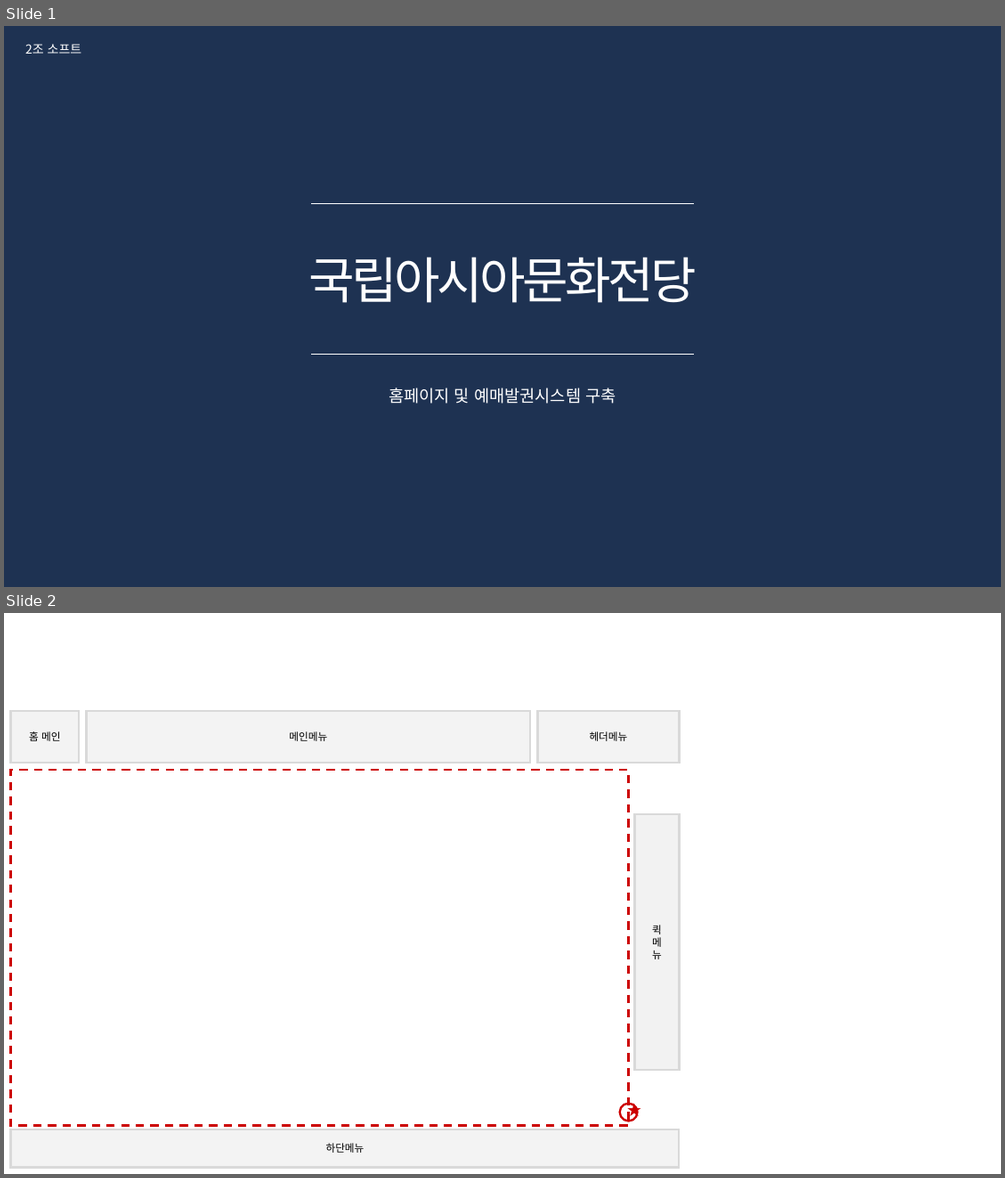
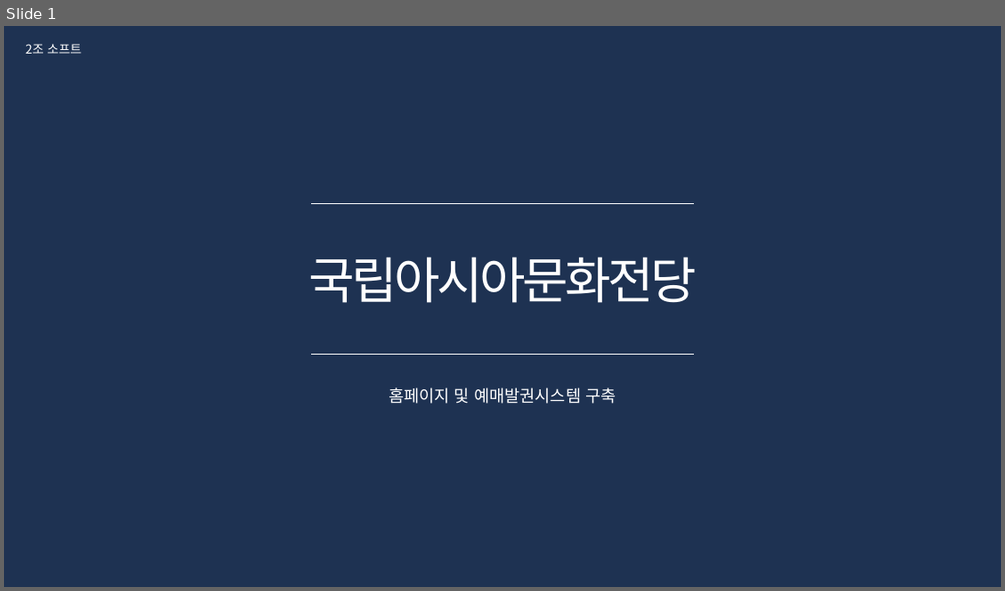
Before and after one commit to HTKzz/HALO, a slide deck: 프로젝트/설계 단계 계획서/ACC_화면정의서.pptx. Shown one above the other, each under a label of ours: slides 1 and 2 before the commit, slide 1 after it. The pictures are 1005x1178 and 1005x591 pixels, drawn with LibreOffice and Linux fonts; fonts in the diff are those of the drawing; background and template pictures are left out. Boxes give left, top, right and bottom in pixels: in the first picture for what was removed or moved away, otherwise in the second. Text is boxed around its words. In the diff, an @@ line names an element or a change of style, - is before the commit and + after.

```diff
--- a/프로젝트/설계 단계 계획서/ACC_화면정의서.pptx
+++ b/프로젝트/설계 단계 계획서/ACC_화면정의서.pptx
@@ slide 2 removed at (4, 613, 1001, 1174), background #FFFFFF @@
@@ rectangle removed at (11, 711, 79, 763) @@
-홈 메인
@@ rectangle removed at (86, 711, 531, 763) @@
-메인메뉴
@@ rectangle removed at (538, 711, 680, 763) @@
-헤더메뉴
@@ rectangle removed at (11, 770, 629, 1126) @@
@@ rectangle removed at (634, 814, 680, 1070) @@
-퀵
-메
-뉴
@@ ellipse removed at (619, 1103, 638, 1121) @@
@@ text removed at (619, 1097, 638, 1123) @@
-★
@@ rectangle removed at (11, 1129, 680, 1167) @@
-하단메뉴
```
Also in this commit, not shown: 3 slides changed, 1 other slide removed, 15 other files.
